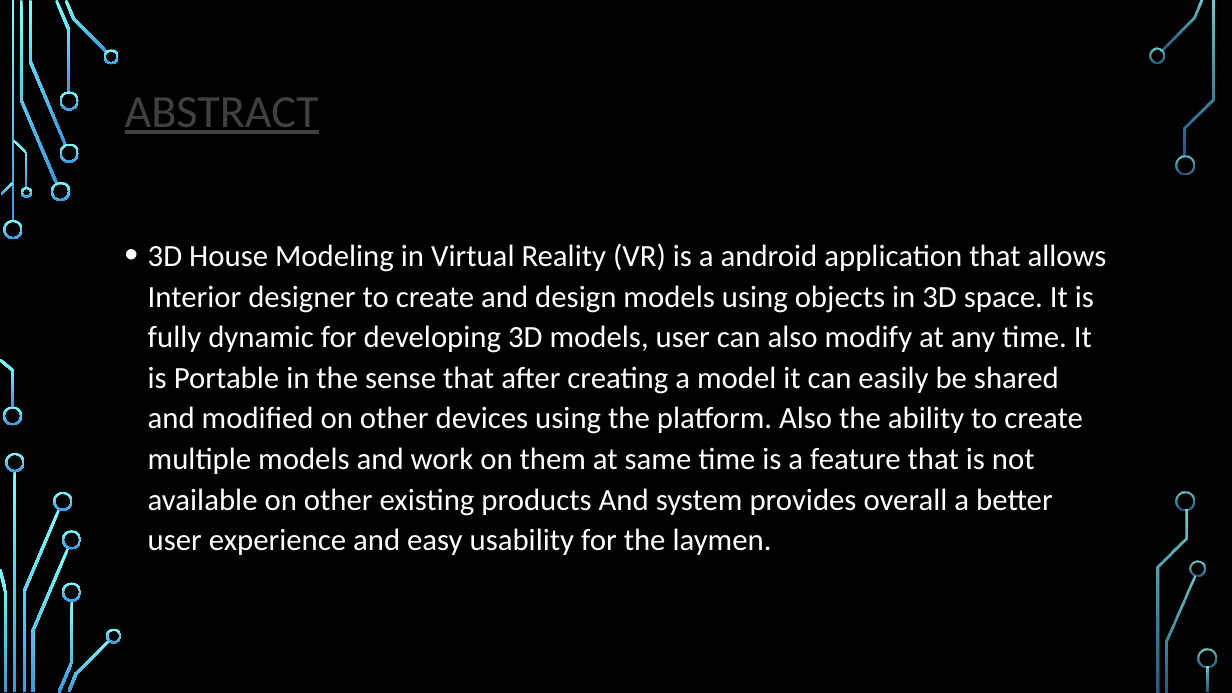
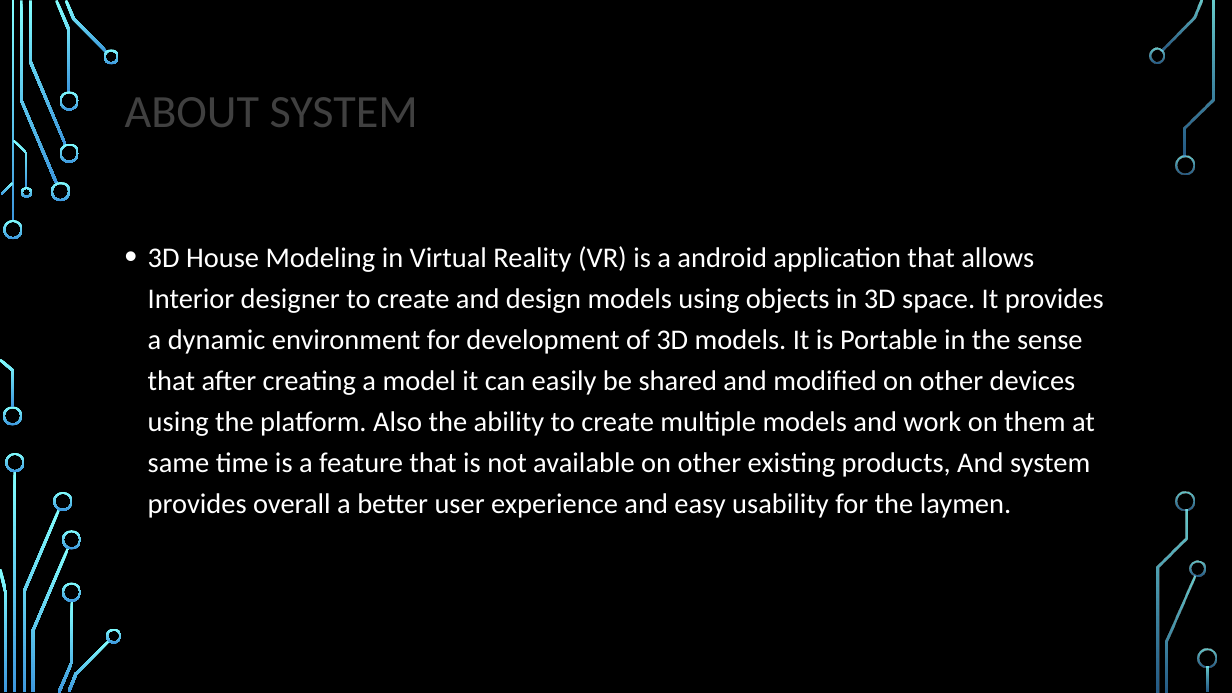
Before and after one commit to VIRTUALD3SIGN/VR, a slide deck: slide 4 of presentation_v02.pptx. Drawn at 1232x693 pixels with LibreOffice and Linux fonts; fonts in the diff are those of the drawing; background and template pictures are left out. Boxes give left, top, right and bottom in pixels: in the first picture for what was removed or moved away, otherwise in the second. Text is boxed around its words. In the diff, an @@ line names an element or a change of style, - is before the commit and + after.

```diff
--- a/presentation_v02.pptx
+++ b/presentation_v02.pptx
@@ title at bbox=[125, 97, 418, 127]: text changed @@
-ABSTRACT
+ABOUT SYSTEM
@@ text at bbox=[148, 246, 1104, 518]: text changed; size 24 to 22.2 pt @@
-• 3D House Modeling in Virtual Reality (VR) is a android application that allows Interior designer to create and design models using objects in 3D space. It is fully dynamic for developing 3D models, user can also modify at any time. It is Portable in the sense that after creating a model it can easily be shared and modified on other devices using the platform. Also the ability to create multiple models and work on them at same time is a feature that is not available on other existing products And system provides overall a better user experience and easy usability for the laymen.
+• 3D House Modeling in Virtual Reality (VR) is a android application that allows Interior designer to create and design models using objects in 3D space. It provides a dynamic environment for development of 3D models. It is Portable in the sense that after creating a model it can easily be shared and modified on other devices using the platform. Also the ability to create multiple models and work on them at same time is a feature that is not available on other existing products, And system provides overall a better user experience and easy usability for the laymen.
```
Also in this commit, not shown: 2 other slides changed, 3 slides added, 2 other files.
